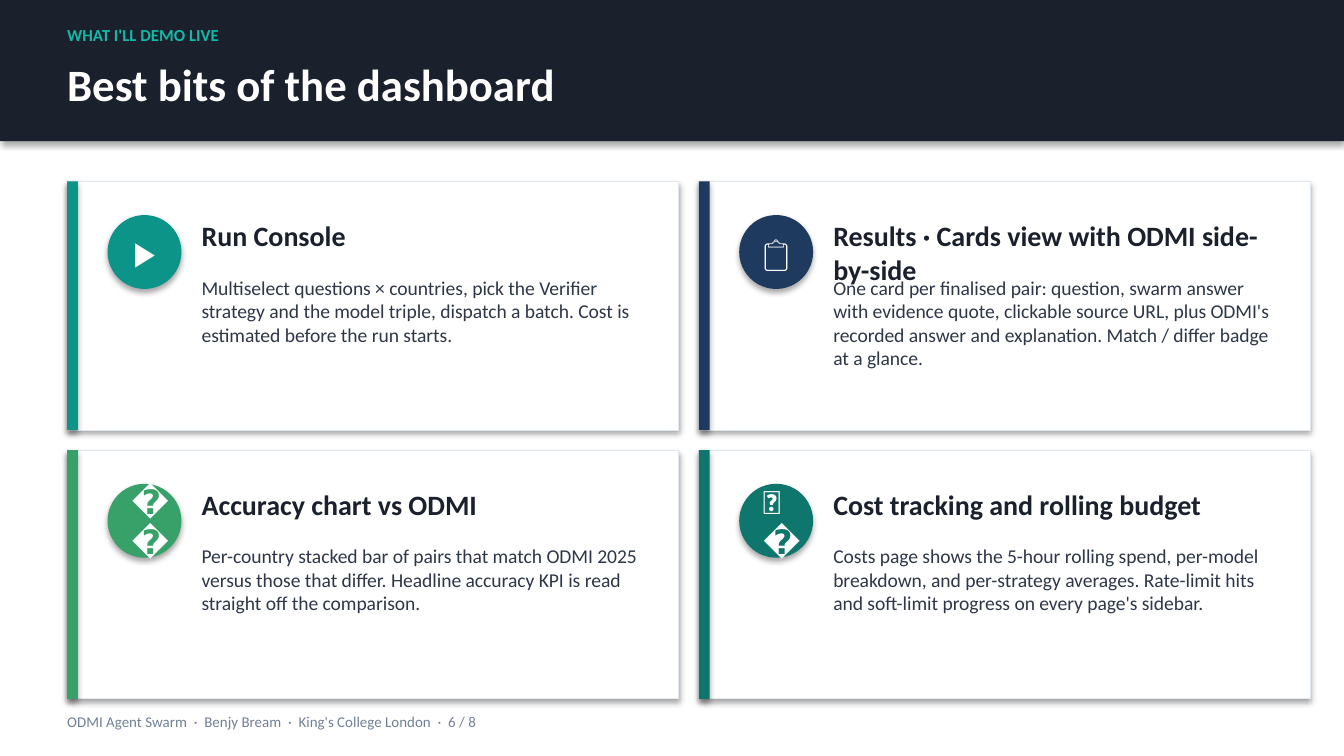
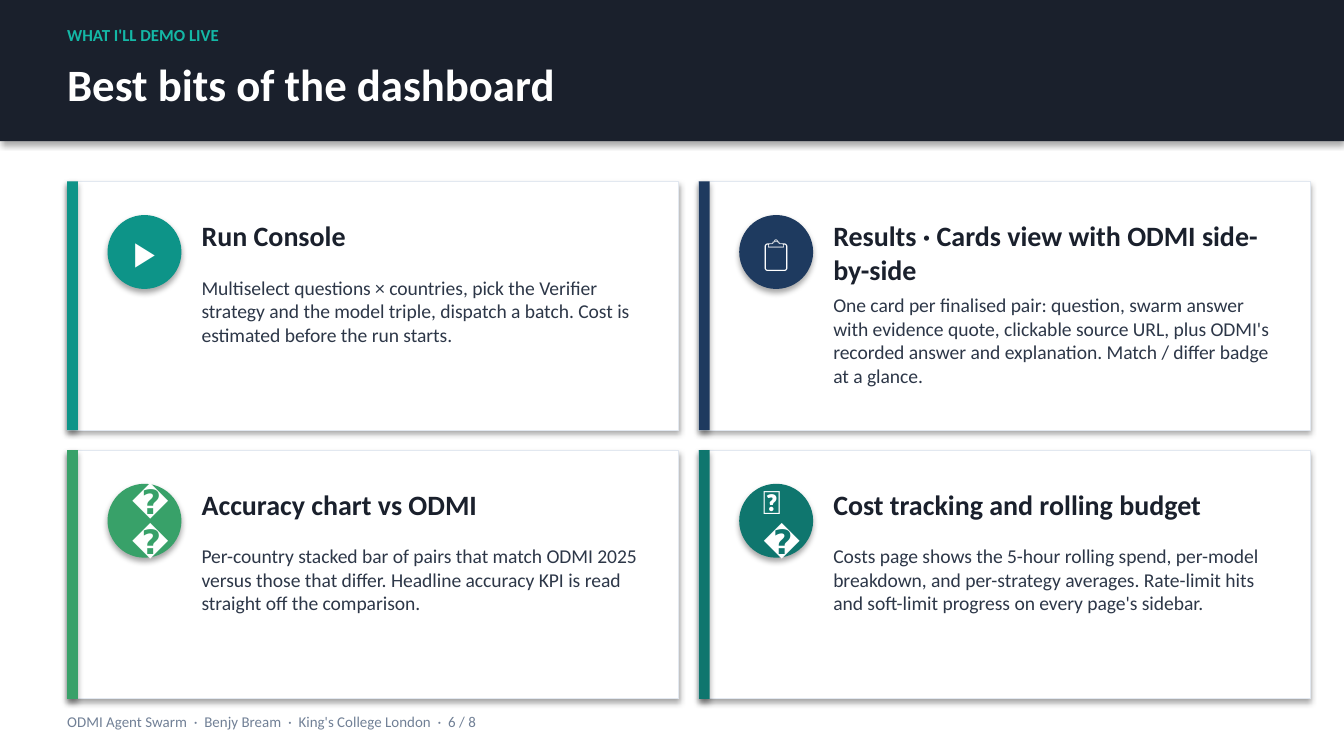
Before and after one commit to benjyb1/odmi-agent-swarm, a slide deck: slide 6 of docs/PROGRESS_SLIDES_2026-05-14.pptx. Drawn at 1344x756 pixels with LibreOffice and Linux fonts; fonts in the diff are those of the drawing. Boxes give left, top, right and bottom in pixels: in the first picture for what was removed or moved away, otherwise in the second. Text is boxed around its words. In the diff, an @@ line names an element or a change of style, - is before the commit and + after.

```diff
--- a/docs/PROGRESS_SLIDES_2026-05-14.pptx
+++ b/docs/PROGRESS_SLIDES_2026-05-14.pptx
@@ text "One card per finalised pair: ..." moved from (x1=833, y1=278, x2=1269, y2=369) to (x1=833, y1=298, x2=1269, y2=387) @@
```
Also in this commit, not shown: 1 other slide changed, 1 slide removed, 1 other file.
